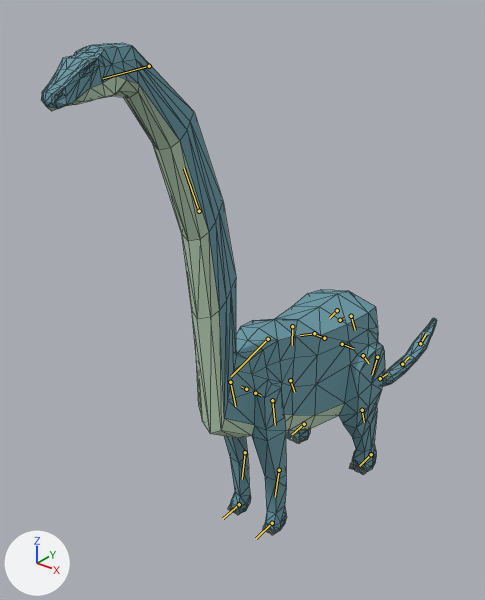
An edit to the glTF model dinosaur-park-test/models/brachiosaurus.glb, drawn before and after from the same camera.
Rendered twice from a camera (50 mm lens) standing at (15.9, -25.6, 25.1) and looking at (-3.1, -1.9, 10.4). The axes (+X, +Y, +Z) are drawn at lower left. The lights are the same throughout. The picture after the commit comes second. Both versions are drawn at frame 153 of the action 'Idle bow'; the numbers are the values there. The bones that change, and the others that lie on the model, are drawn over the model as lines. Mesh edges are drawn as thin lines.
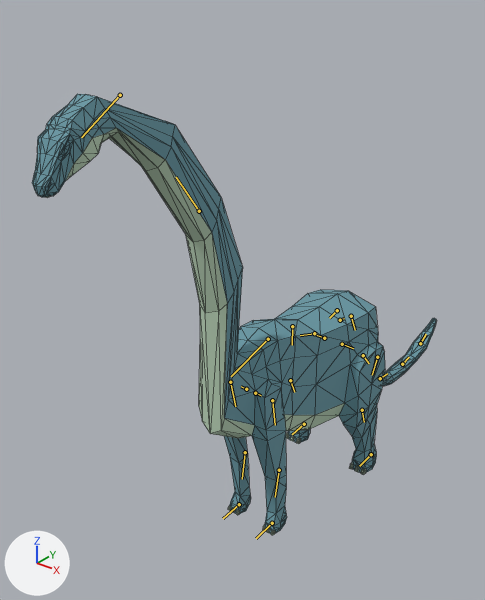
The edits, one by one:
Bone 'Neck' (bone_neck) turns from (-8, 0, 0) to (-23, 0, 0) degrees about its own x, y and z.
Bone 'Head' (bone_head) turns from (-4, 0, 2) to (-15, 1, 7) degrees about its own x, y and z.

Pixel boxes [x1, y1, x2, y2] of what changed, in the pictures (485 x 600 px):
'Cylinder', posed (10% shorter): before [41, 43, 437, 535]; after [32, 94, 437, 535]
bone 'Neck', root to tip: before (199, 211) to (184, 168); after (199, 211) to (176, 177)
bone 'Head', root to tip: before (149, 66) to (103, 78); after (120, 95) to (81, 137)
